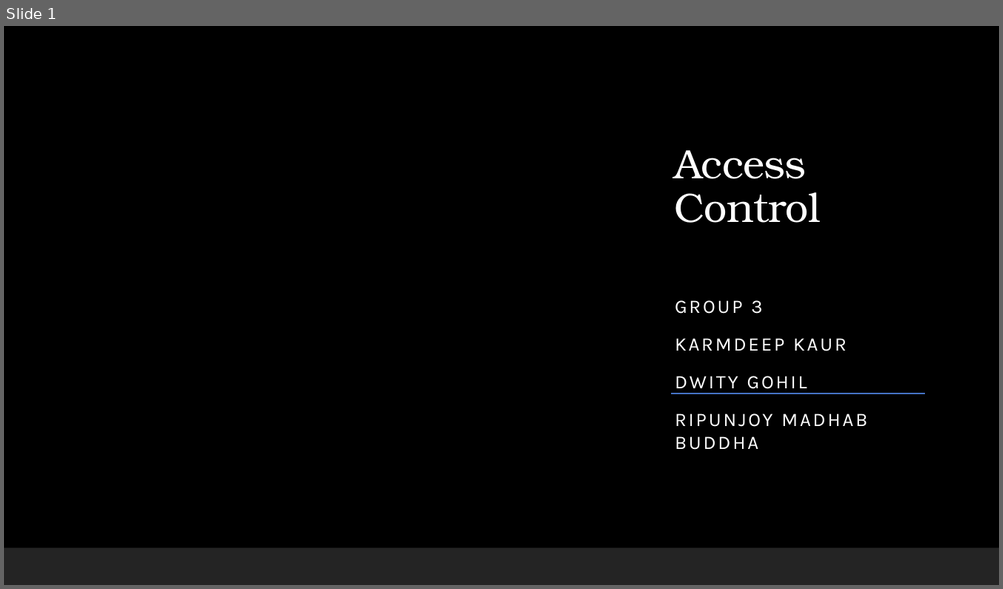
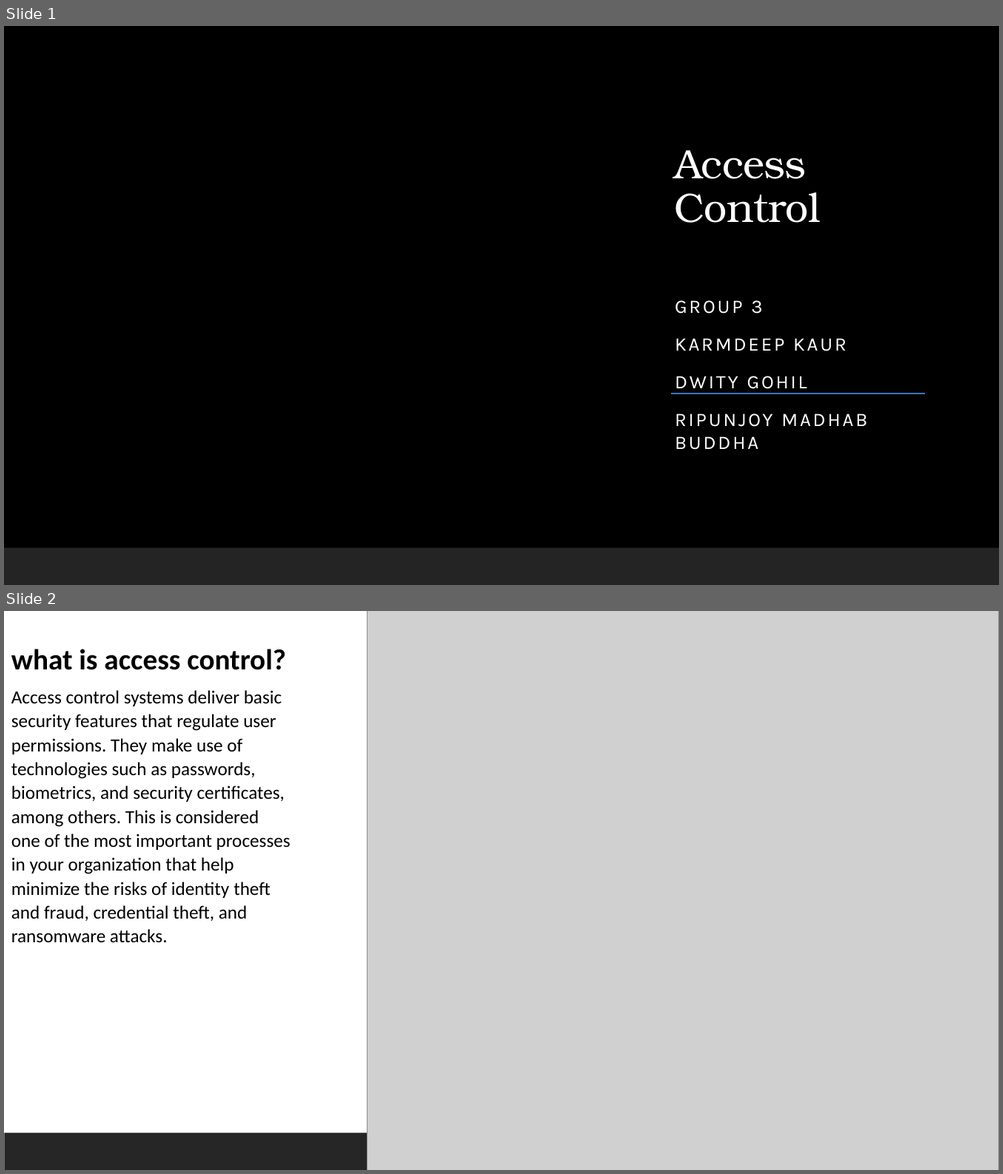
Before and after one commit to ronnie-1947/access-control-ppt, a slide deck: Access Control.pptx. Shown one above the other, each under a label of ours: slide 1 before the commit, slides 1 and 2 after it. The pictures are 1003x589 and 1003x1174 pixels, drawn with LibreOffice and Linux fonts; fonts in the diff are those of the drawing; grey boxes stand for pictures; background and template pictures are left out. Boxes give left, top, right and bottom in pixels: in the first picture for what was removed or moved away, otherwise in the second. Text is boxed around its words. In the diff, an @@ line names an element or a change of style, - is before the commit and + after.

Commit message:
<access contol addited>

```diff
--- a/Access Control.pptx
+++ b/Access Control.pptx
@@ slide 2 added at box(4, 611, 999, 1170), background #FFFFFF; not listed: 1 template element that a slide beside it also shows @@
@@ picture added at box(367, 611, 999, 1170) @@
@@ text added at box(11, 649, 290, 943), 18 pt, text #000000 @@
+what is access control?
+Access control systems deliver basic security features that regulate user permissions. They make use of technologies such as passwords, biometrics, and security certificates, among others. This is considered one of the most important processes in your organization that help minimize the risks of identity theft and fraud, credential theft, and ransomware attacks.
```
Also in this commit, not shown: 13 other slides added.
